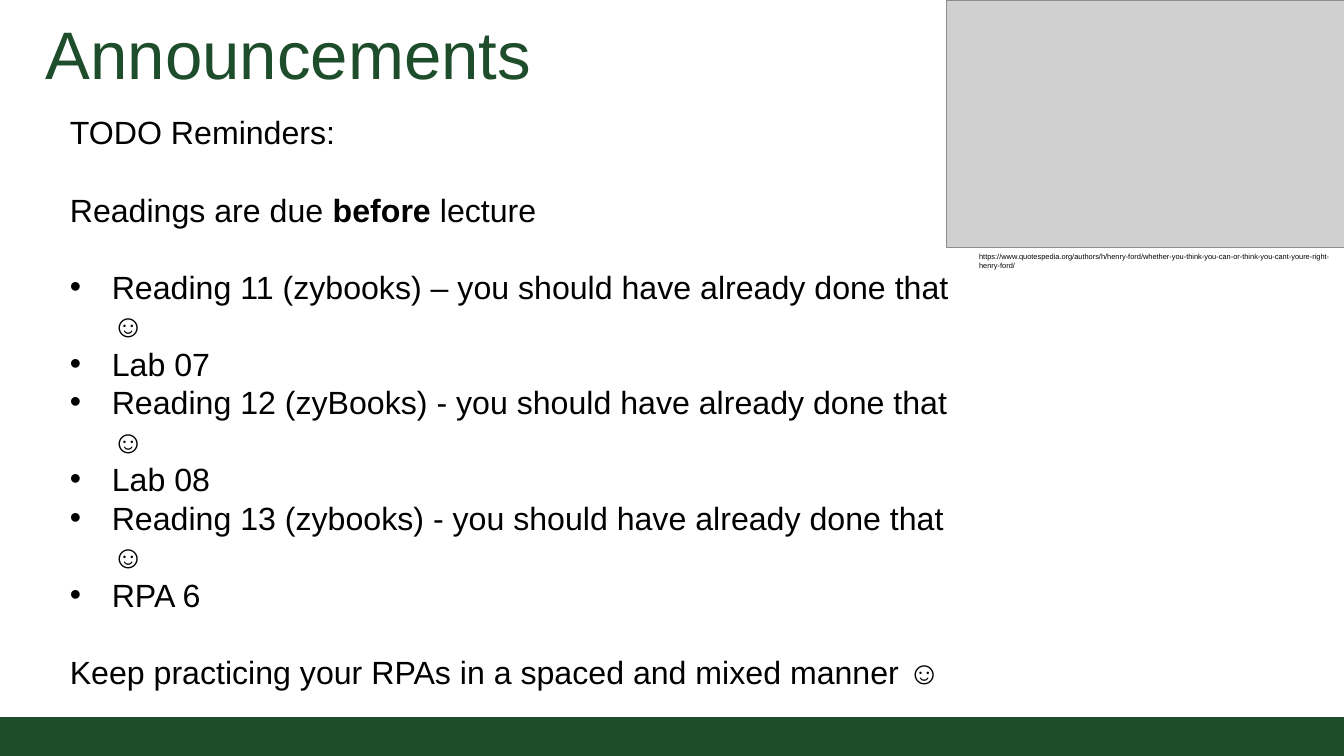
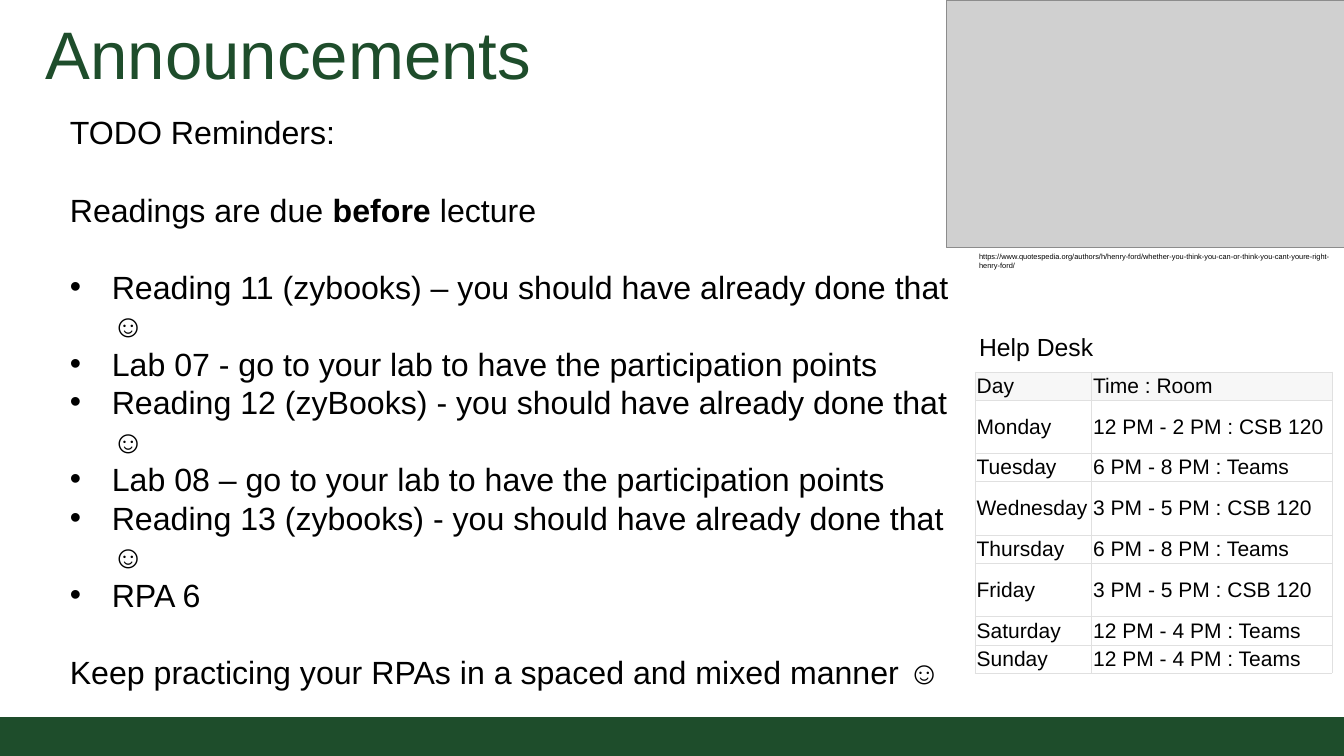
Before and after one commit to CSU-CompSci-CS163-4/Handouts, a slide deck: slide 2 of slides/On-Campus/06_03_StringManipulation.pptx. Drawn at 1344x756 pixels with LibreOffice and Linux fonts; fonts in the diff are those of the drawing; grey boxes stand for pictures; background and template pictures are left out. Boxes give left, top, right and bottom in pixels: in the first picture for what was removed or moved away, otherwise in the second. Text is boxed around its words. In the diff, an @@ line names an element or a change of style, - is before the commit and + after.

```diff
--- a/slides/On-Campus/06_03_StringManipulation.pptx
+++ b/slides/On-Campus/06_03_StringManipulation.pptx
@@ text at [112, 352, 878, 382]: text changed @@
-• Lab 07
+• Lab 07 - go to your lab to have the participation points
@@ text added at [979, 338, 1093, 361], 20 pt, text #000000 @@
+Help Desk
@@ table added at [975, 372, 1332, 674], 8 rows, 2 columns @@
+Day | Time : Room
+Monday | 12 PM - 2 PM : CSB 120
+Tuesday | 6 PM - 8 PM : Teams
+Wednesday | 3 PM - 5 PM : CSB 120
+Thursday | 6 PM - 8 PM : Teams
+Friday | 3 PM - 5 PM : CSB 120
+Saturday | 12 PM - 4 PM : Teams
+Sunday | 12 PM - 4 PM : Teams
@@ text at [112, 467, 885, 498]: text changed @@
-• Lab 08
+• Lab 08 – go to your lab to have the participation points
```
Also in this commit, not shown: 2 other slides changed, 1 other file.
